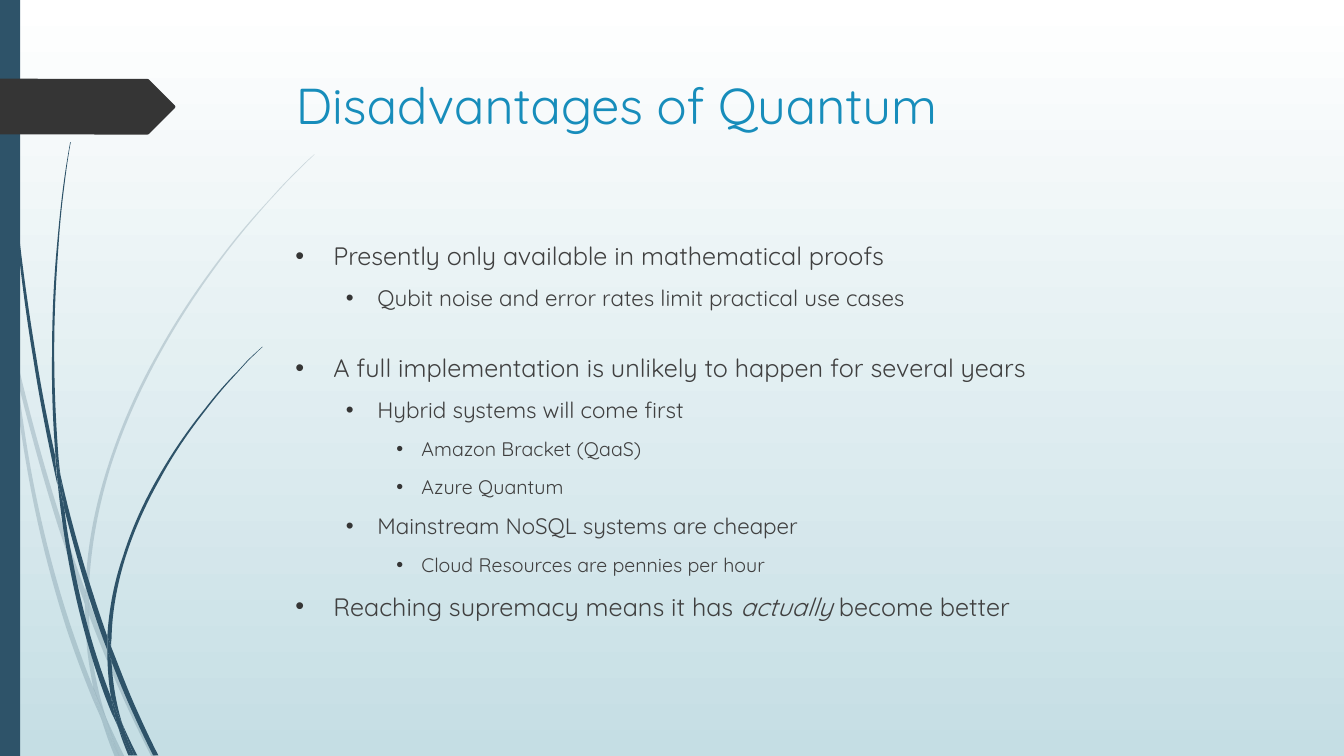
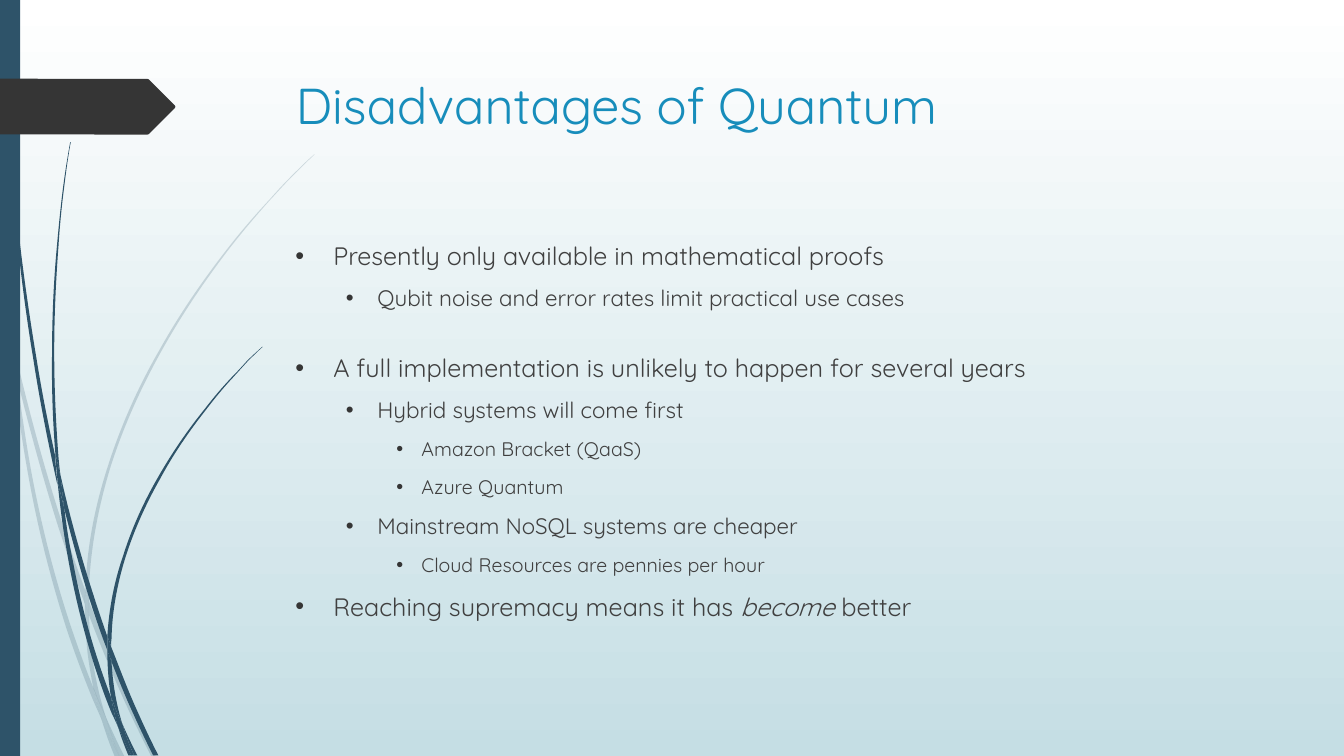
Before and after one commit to dr-natetorious/TIM-7020-Database_and_Business_Intelligence, a slide deck: slide 10 of Week6_CuttingEdge_Proposal/BachmeierNTIM7020-6.pptx. Drawn at 1344x756 pixels with LibreOffice and Linux fonts; fonts in the diff are those of the drawing. Boxes give left, top, right and bottom in pixels: in the first picture for what was removed or moved away, otherwise in the second. Text is boxed around its words. In the diff, an @@ line names an element or a change of style, - is before the commit and + after.

```diff
--- a/Week6_CuttingEdge_Proposal/BachmeierNTIM7020-6.pptx
+++ b/Week6_CuttingEdge_Proposal/BachmeierNTIM7020-6.pptx
@@ text at bbox=[333, 597, 911, 621]: text changed @@
-• Reaching supremacy means it has actually become better
+• Reaching supremacy means it has become better
```
Also in this commit, not shown: 1 other file.
